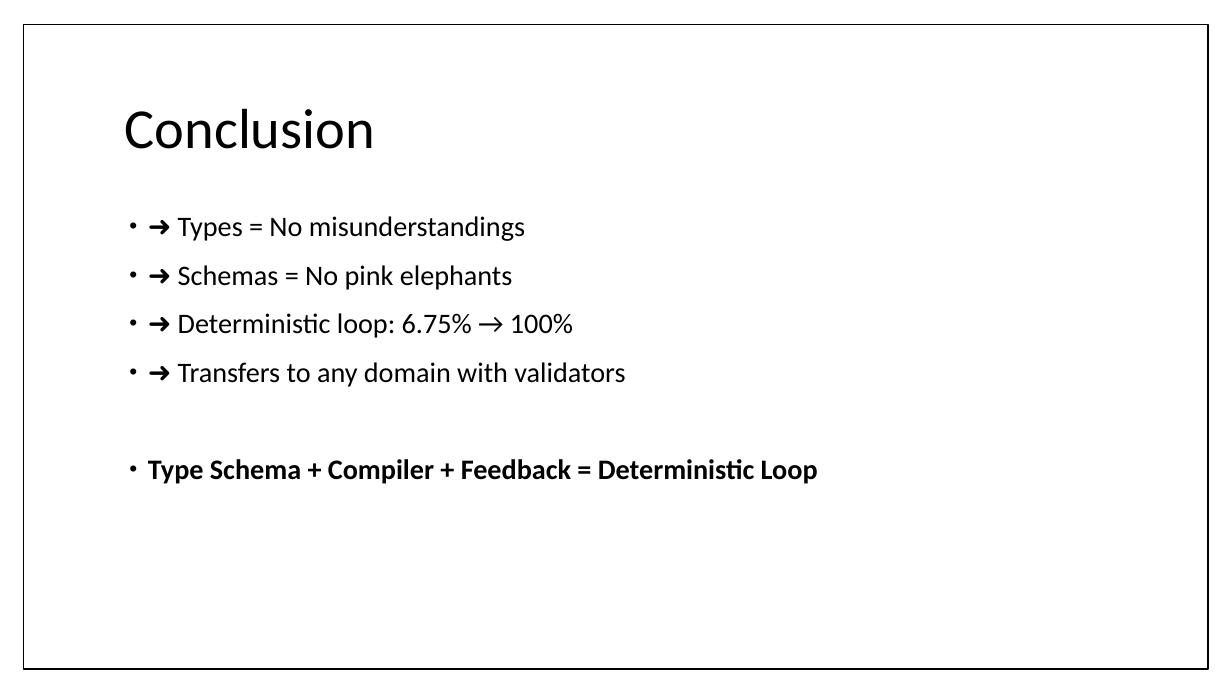
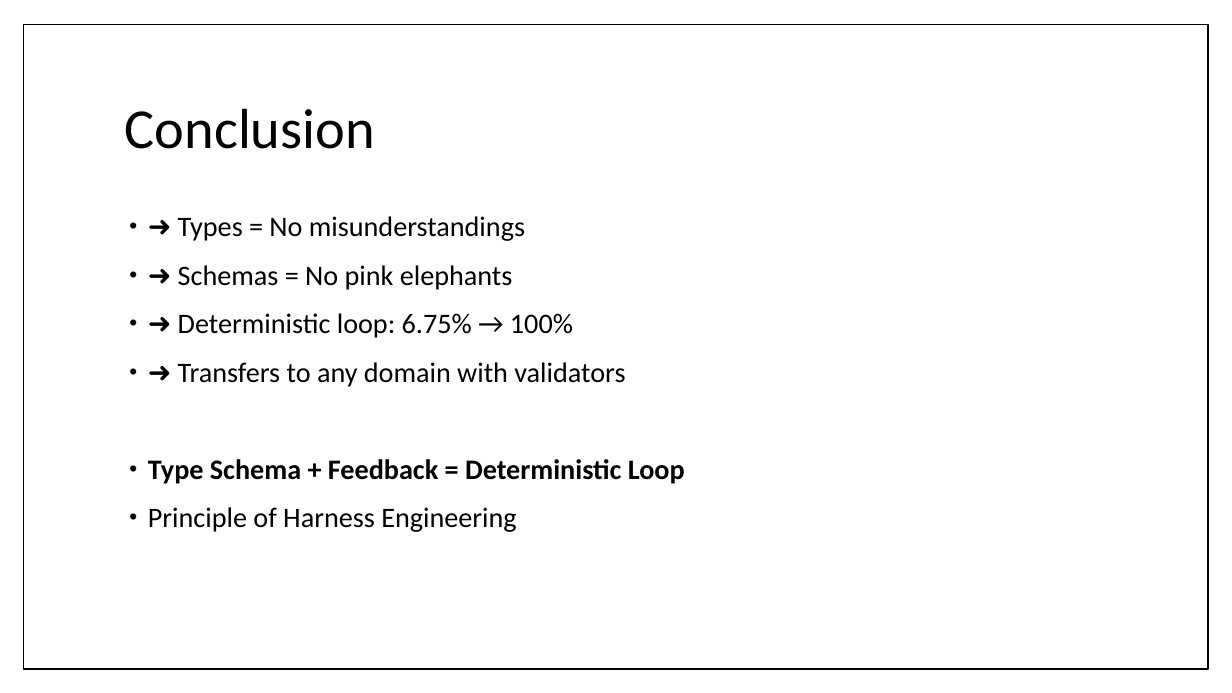
Before and after one commit to wrtnlabs/autobe, a slide deck: slide 58 of website/public/seminars/20260326-qwen-meetup-korea.pptx (slide 59 before the commit). Drawn at 1232x693 pixels with LibreOffice and Linux fonts; fonts in the diff are those of the drawing. Boxes give left, top, right and bottom in pixels: in the first picture for what was removed or moved away, otherwise in the second. Text is boxed around its words. In the diff, an @@ line names an element or a change of style, - is before the commit and + after.

```diff
--- a/website/public/seminars/20260326-qwen-meetup-korea.pptx
+++ b/website/public/seminars/20260326-qwen-meetup-korea.pptx
@@ text at box(148, 459, 685, 532): text changed @@
-• Type Schema + Compiler + Feedback = Deterministic Loop
+• Type Schema + Feedback = Deterministic Loop
+• Principle of Harness Engineering
```
Also in this commit, not shown: 5 other slides changed, 2 slides removed.
